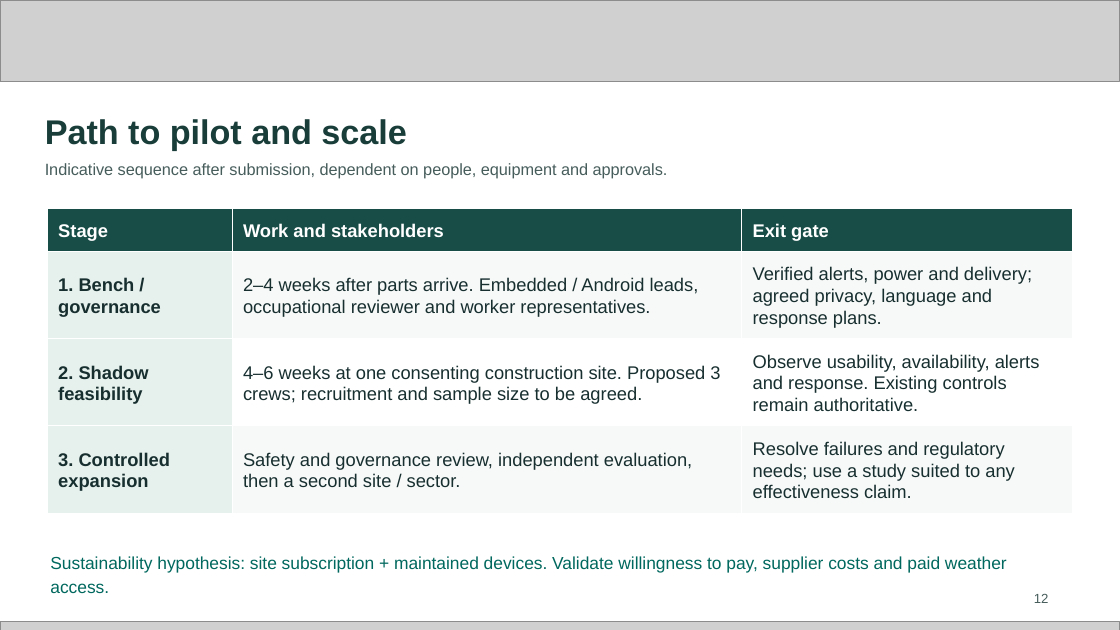
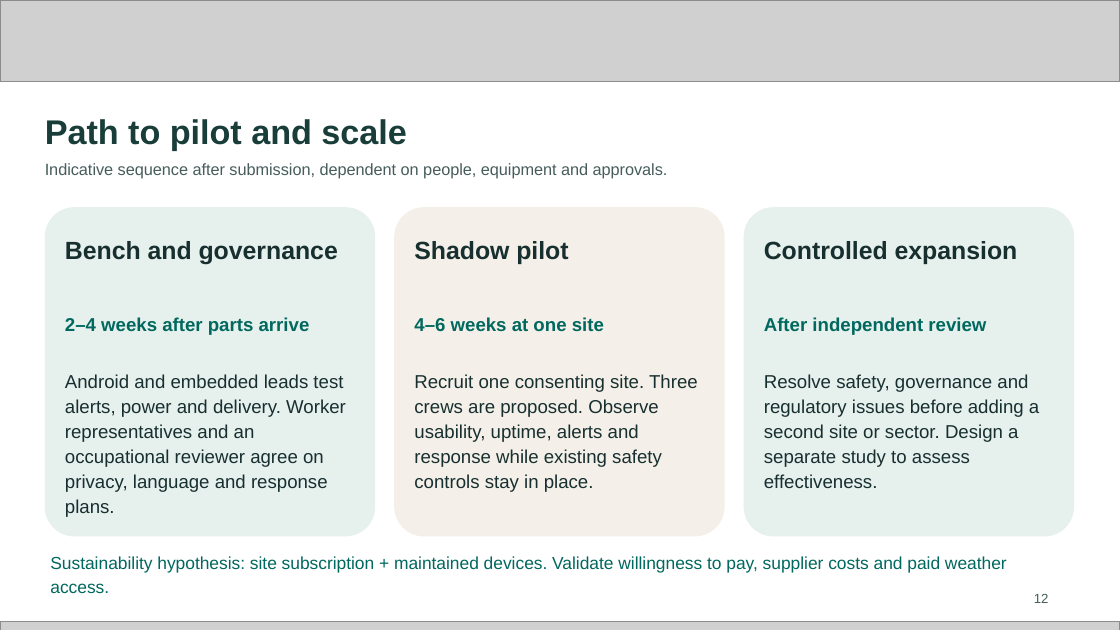
Before and after one commit to sammydamz/exaclim, a slide deck: slide 12 of downloads/submission/Exaclim_Future_Health_Submission.pptx. Drawn at 1120x630 pixels with LibreOffice and Linux fonts; fonts in the diff are those of the drawing; grey boxes stand for pictures. Boxes give left, top, right and bottom in pixels: in the first picture for what was removed or moved away, otherwise in the second. Text is boxed around its words. In the diff, an @@ line names an element or a change of style, - is before the commit and + after.

Commit message:
Publish reviewed PowerPoint and PDF exports

```diff
--- a/downloads/submission/Exaclim_Future_Health_Submission.pptx
+++ b/downloads/submission/Exaclim_Future_Health_Submission.pptx
@@ rounded rectangle added at [45, 207, 375, 536], fill #E6F0EC @@
@@ table removed at [47, 208, 1072, 513], 4 rows, 3 columns @@
-Stage | Work and stakeholders | Exit gate
-1. Bench / governance | 2–4 weeks after parts arrive. Embedded / Android leads, occupational reviewer and worker representatives. | Verified alerts, power and delivery; agreed privacy, language and response plans.
-2. Shadow feasibility | 4–6 weeks at one consenting construction site. Proposed 3 crews; recruitment and sample size to be agreed. | Observe usability, availability, alerts and response. Existing controls remain authoritative.
-3. Controlled expansion | Safety and governance review, independent evaluation, then a second site / sector. | Resolve failures and regulatory needs; use a study suited to any effectiveness claim.
@@ rounded rectangle added at [394, 207, 725, 536], fill #F4F0E9 @@
@@ rounded rectangle added at [744, 207, 1074, 536], fill #E6F0EC @@
@@ text added at [65, 241, 338, 265], 16 pt, text #182F30, bold @@
+Bench and governance
@@ text added at [414, 241, 568, 264], 16 pt, text #182F30, bold @@
+Shadow pilot
@@ text added at [764, 241, 1018, 264], 16 pt, text #182F30, bold @@
+Controlled expansion
@@ text added at [65, 317, 310, 335], 12 pt, text #00685E, bold @@
+2–4 weeks after parts arrive
@@ text added at [414, 317, 604, 332], 12 pt, text #00685E, bold @@
+4–6 weeks at one site
@@ text added at [764, 317, 986, 335], 12 pt, text #00685E, bold @@
+After independent review
@@ text added at [65, 374, 346, 517], 12 pt, text #182F30 @@
+Android and embedded leads test alerts, power and delivery. Worker representatives and an occupational reviewer agree on privacy, language and response plans.
@@ text added at [414, 374, 698, 492], 12 pt, text #182F30 @@
+Recruit one consenting site. Three crews are proposed. Observe usability, uptime, alerts and response while existing safety controls stay in place.
@@ text added at [764, 374, 1039, 488], 12 pt, text #182F30 @@
+Resolve safety, governance and regulatory issues before adding a second site or sector. Design a separate study to assess effectiveness.
```
Also in this commit, not shown: 3 other slides changed, 2 other files.
